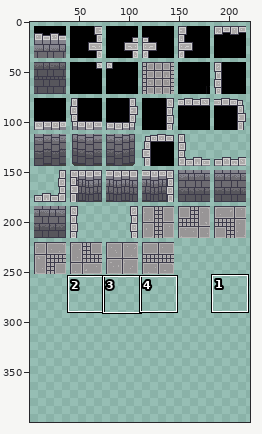
Sprite sheet -- The_Believer's_Quest/Assets/Graphics/Misc/1stFloor_spriteSheet.png. The picture above shows the old version from afar; the outline marks the close-up.
Close-up. Old version:
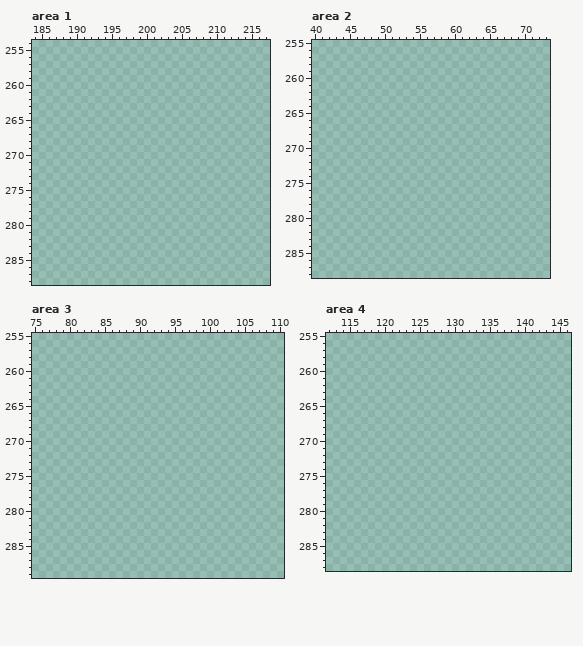
The file is 500x500 pixels. Pixels under 10% opacity are left out. Colours within 5 levels of each other are drawn and written as one. Shown: area 1: x 184..217, y 254..288; area 2: x 40..73, y 255..288; area 3: x 75..110, y 255..289; area 4: x 112..146, y 255..288. The wide view leaves out empty margins. The commit also changed other parts of the picture, which this record leaves out.
After the commit:
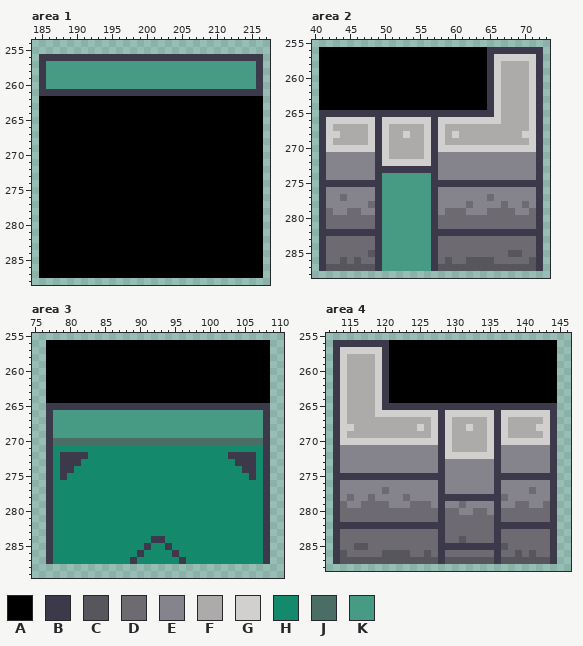
Palette (. is transparent): A #000000  B #3c3a4a  C #57565c  D #6d6b71  E #85848d  F #adaaaa  G #d1d0cf  H #14896b  J #4a6e65  K #479b85
Changes in this commit:
Changed rows in their new state; - is an unchanged pixel.
Area 1:
first column x 185:
256 BBBBBBBBBBBBBBBBBBBBBBBBBBBBBBBB
257 BKKKKKKKKKKKKKKKKKKKKKKKKKKKKKKB
258 BKKKKKKKKKKKKKKKKKKKKKKKKKKKKKKB
259 BKKKKKKKKKKKKKKKKKKKKKKKKKKKKKKB
260 BKKKKKKKKKKKKKKKKKKKKKKKKKKKKKKB
261 BBBBBBBBBBBBBBBBBBBBBBBBBBBBBBBB
262 AAAAAAAAAAAAAAAAAAAAAAAAAAAAAAAA
263 AAAAAAAAAAAAAAAAAAAAAAAAAAAAAAAA
264 AAAAAAAAAAAAAAAAAAAAAAAAAAAAAAAA
265 AAAAAAAAAAAAAAAAAAAAAAAAAAAAAAAA
266 AAAAAAAAAAAAAAAAAAAAAAAAAAAAAAAA
267 AAAAAAAAAAAAAAAAAAAAAAAAAAAAAAAA
268 AAAAAAAAAAAAAAAAAAAAAAAAAAAAAAAA
269 AAAAAAAAAAAAAAAAAAAAAAAAAAAAAAAA
270 AAAAAAAAAAAAAAAAAAAAAAAAAAAAAAAA
271 AAAAAAAAAAAAAAAAAAAAAAAAAAAAAAAA
272 AAAAAAAAAAAAAAAAAAAAAAAAAAAAAAAA
273 AAAAAAAAAAAAAAAAAAAAAAAAAAAAAAAA
274 AAAAAAAAAAAAAAAAAAAAAAAAAAAAAAAA
275 AAAAAAAAAAAAAAAAAAAAAAAAAAAAAAAA
276 AAAAAAAAAAAAAAAAAAAAAAAAAAAAAAAA
277 AAAAAAAAAAAAAAAAAAAAAAAAAAAAAAAA
278 AAAAAAAAAAAAAAAAAAAAAAAAAAAAAAAA
279 AAAAAAAAAAAAAAAAAAAAAAAAAAAAAAAA
280 AAAAAAAAAAAAAAAAAAAAAAAAAAAAAAAA
281 AAAAAAAAAAAAAAAAAAAAAAAAAAAAAAAA
282 AAAAAAAAAAAAAAAAAAAAAAAAAAAAAAAA
283 AAAAAAAAAAAAAAAAAAAAAAAAAAAAAAAA
284 AAAAAAAAAAAAAAAAAAAAAAAAAAAAAAAA
285 AAAAAAAAAAAAAAAAAAAAAAAAAAAAAAAA
286 AAAAAAAAAAAAAAAAAAAAAAAAAAAAAAAA
287 AAAAAAAAAAAAAAAAAAAAAAAAAAAAAAAA
Area 2:
first column x 41:
256 AAAAAAAAAAAAAAAAAAAAAAAABBBBBBBB
257 AAAAAAAAAAAAAAAAAAAAAAAABGGGGGGB
258 AAAAAAAAAAAAAAAAAAAAAAAABGFFFFGB
259 AAAAAAAAAAAAAAAAAAAAAAAABGFFFFGB
260 AAAAAAAAAAAAAAAAAAAAAAAABGFFFFGB
261 AAAAAAAAAAAAAAAAAAAAAAAABGFFFFGB
262 AAAAAAAAAAAAAAAAAAAAAAAABGFFFFGB
263 AAAAAAAAAAAAAAAAAAAAAAAABGFFFFGB
264 AAAAAAAAAAAAAAAAAAAAAAAABGFFFFGB
265 BBBBBBBBBBBBBBBBBBBBBBBBBGFFFFGB
266 BGGGGGGGBGGGGGGGBGGGGGGGGGFFFFGB
267 BGFFFFFGBGFFFFFGBGFFFFFFFFFFFFGB
268 BGGFFFFGBGFFGFFGBGFGFFFFFFFFFGGB
269 BGFFFFFGBGFFFFFGBGFFFFFFFFFFFFGB
270 BGGGGGGGBGFFFFFGBGGGGGGGGGGGGGGB
271 BEEEEEEEBGFFFFFGBEEEEEEEEEEEEEEB
272 BEEEEEEEBGGGGGGGBEEEEEEEEEEEEEEB
273 BEEEEEEEBBBBBBBBBEEEEEEEEEEEEEEB
274 BEEEEEEEBKKKKKKKBEEEEEEEEEEEEEEB
275 BBBBBBBBBKKKKKKKBBBBBBBBBBBBBBBB
276 BEEEEEEEBKKKKKKKBEEEEEEEEEEEEEEB
277 BEEDEEEEBKKKKKKKBEEEEEEEDEEEEEEB
278 BEEEEEEDBKKKKKKKBEEEEDEEEEDEEDEB
279 BDEEDDEEBKKKKKKKBEDDDEEEDDDDEEDB
280 BDDDDDDDBKKKKKKKBDDDDDDDDDDDDDDB
281 BDDDDDDDBKKKKKKKBDDDDDDDDDDDDDDB
282 BBBBBBBBBKKKKKKKBBBBBBBBBBBBBBBB
283 BDDDDDDDBKKKKKKKBDDDDDDDDDDDDDDB
284 BDDDDDDDBKKKKKKKBDDDDDDDDDDDDDDB
285 BDDDDDDCBKKKKKKKBDDDDDDDDDDCCDDB
286 BDDCDCDDBKKKKKKKBDCDDCCCCDDDDDCB
287 BCCCCCCCBKKKKKKKBCCCCCCCCCCCCCCB
Area 3:
first column x 77:
256 AAAAAAAAAAAAAAAAAAAAAAAAAAAAAAAA
257 AAAAAAAAAAAAAAAAAAAAAAAAAAAAAAAA
258 AAAAAAAAAAAAAAAAAAAAAAAAAAAAAAAA
259 AAAAAAAAAAAAAAAAAAAAAAAAAAAAAAAA
260 AAAAAAAAAAAAAAAAAAAAAAAAAAAAAAAA
261 AAAAAAAAAAAAAAAAAAAAAAAAAAAAAAAA
262 AAAAAAAAAAAAAAAAAAAAAAAAAAAAAAAA
263 AAAAAAAAAAAAAAAAAAAAAAAAAAAAAAAA
264 AAAAAAAAAAAAAAAAAAAAAAAAAAAAAAAA
265 BBBBBBBBBBBBBBBBBBBBBBBBBBBBBBBB
266 BKKKKKKKKKKKKKKKKKKKKKKKKKKKKKKB
267 BKKKKKKKKKKKKKKKKKKKKKKKKKKKKKKB
268 BKKKKKKKKKKKKKKKKKKKKKKKKKKKKKKB
269 BKKKKKKKKKKKKKKKKKKKKKKKKKKKKKKB
270 BJJJJJJJJJJJJJJJJJJJJJJJJJJJJJJB
271 BHHHHHHHHHHHHHHHHHHHHHHHHHHHHHHB
272 BHBBBBHHHHHHHHHHHHHHHHHHHHBBBBHB
273 BHBBBHHHHHHHHHHHHHHHHHHHHHHBBBHB
274 BHBBHHHHHHHHHHHHHHHHHHHHHHHHBBHB
275 BHBHHHHHHHHHHHHHHHHHHHHHHHHHHBHB
276 BHHHHHHHHHHHHHHHHHHHHHHHHHHHHHHB
277 BHHHHHHHHHHHHHHHHHHHHHHHHHHHHHHB
278 BHHHHHHHHHHHHHHHHHHHHHHHHHHHHHHB
279 BHHHHHHHHHHHHHHHHHHHHHHHHHHHHHHB
280 BHHHHHHHHHHHHHHHHHHHHHHHHHHHHHHB
281 BHHHHHHHHHHHHHHHHHHHHHHHHHHHHHHB
282 BHHHHHHHHHHHHHHHHHHHHHHHHHHHHHHB
283 BHHHHHHHHHHHHHHHHHHHHHHHHHHHHHHB
284 BHHHHHHHHHHHHHHBBHHHHHHHHHHHHHHB
285 BHHHHHHHHHHHHHBHHBHHHHHHHHHHHHHB
286 BHHHHHHHHHHHHBHHHHBHHHHHHHHHHHHB
287 BHHHHHHHHHHHBHHHHHHBHHHHHHHHHHHB
Area 4:
first column x 113:
256 BBBBBBBBAAAAAAAAAAAAAAAAAAAAAAAA
257 BGGGGGGBAAAAAAAAAAAAAAAAAAAAAAAA
258 BGFFFFGBAAAAAAAAAAAAAAAAAAAAAAAA
259 BGFFFFGBAAAAAAAAAAAAAAAAAAAAAAAA
260 BGFFFFGBAAAAAAAAAAAAAAAAAAAAAAAA
261 BGFFFFGBAAAAAAAAAAAAAAAAAAAAAAAA
262 BGFFFFGBAAAAAAAAAAAAAAAAAAAAAAAA
263 BGFFFFGBAAAAAAAAAAAAAAAAAAAAAAAA
264 BGFFFFGBAAAAAAAAAAAAAAAAAAAAAAAA
265 BGFFFFGBBBBBBBBBBBBBBBBBBBBBBBBB
266 BGFFFFGGGGGGGGGBGGGGGGGBGGGGGGGB
267 BGFFFFFFFFFFFFGBGFFFFFGBGFFFFFGB
268 BGGFFFFFFFFFGFGBGFFGFFGBGFFFFGGB
269 BGFFFFFFFFFFFFGBGFFFFFGBGFFFFFGB
270 BGGGGGGGGGGGGGGBGFFFFFGBGGGGGGGB
271 BEEEEEEEEEEEEEEBGFFFFFGBEEEEEEEB
272 BEEEEEEEEEEEEEEBGGGGGGGBEEEEEEEB
273 BEEEEEEEEEEEEEEBEEEEEEEBEEEEEEEB
274 BEEEEEEEEEEEEEEBEEEEEEEBEEEEEEEB
275 BBBBBBBBBBBBBBBBEEEEEEEBBBBBBBBB
276 BEEEEEEEEEEEEEEBEEEEEEEBEEEEEEEB
277 BEEEEEEDEEEEEEEBEEEEEEEBEEEEDEEB
278 BEDEEDEEEEDEEEEBBBBBBBBBDEEEEEEB
279 BDEEDDDDEEEDDDEBEEDEEEEBEEDDEEDB
280 BDDDDDDDDDDDDDDBDDEEDDEBDDDDDDDB
281 BDDDDDDDDDDDDDDBDDDDDDDBDDDDDDDB
282 BBBBBBBBBBBBBBBBDDDDDDDBBBBBBBBB
283 BDDDDDDDDDDDDDDBDDDDDDDBDDDDDDDB
284 BDDDDDDDDDDDDDDBDDCDDDDBDDDDDDDB
285 BDDCCDDDDDDDDDDBBBBBBBBBCDDDDDDB
286 BCDDDDDCCCCDDCDBDDDDDDDBDDCDCDDB
287 BCCCCCCCCCCCCCCBCCCCCCCBCCCCCCCB
Pixel boxes of the changes (left, top, right, bottom) in both close-ups:
added: (39, 54, 263, 278)
added: (319, 47, 543, 271)
added: (46, 340, 270, 564)
added: (333, 340, 557, 564)
